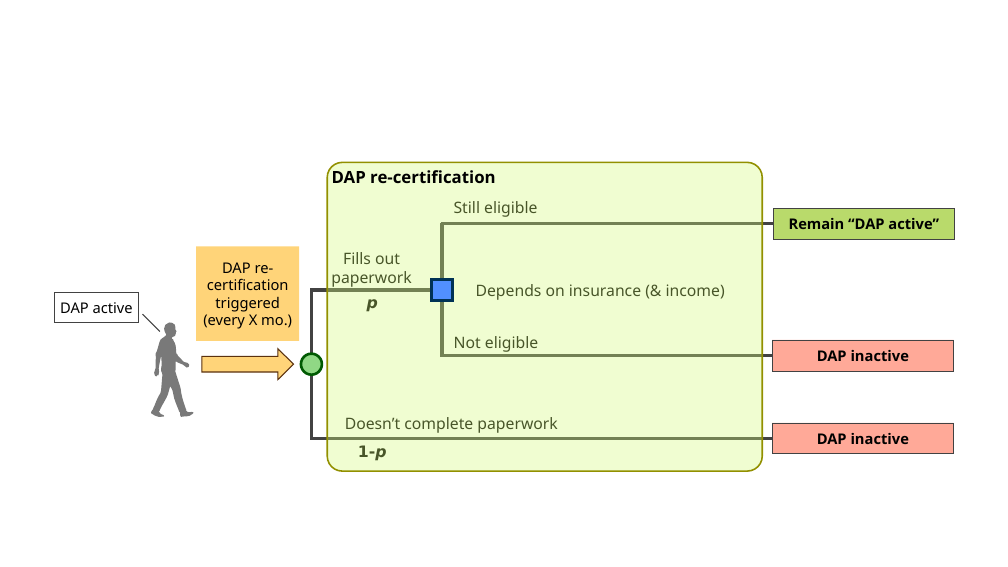
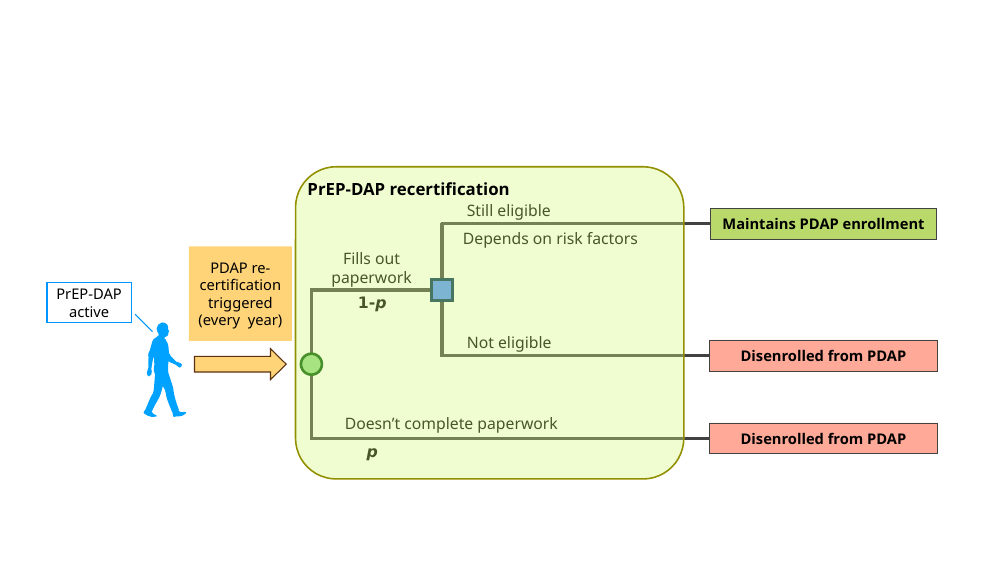
Before and after one commit to syzoekao/EpiModelCEA-presentation, a slide deck: slide 15 of figures/WHAMP_FlowDiagram(WADOH-presentation).pptx (slide 4 before the commit). Drawn at 1008x567 pixels with LibreOffice and Linux fonts; fonts in the diff are those of the drawing. Boxes give left, top, right and bottom in pixels: in the first picture for what was removed or moved away, otherwise in the second. Text is boxed around its words. In the diff, an @@ line names an element or a change of style, - is before the commit and + after.

```diff
--- a/figures/WHAMP_FlowDiagram(WADOH-presentation).pptx
+++ b/figures/WHAMP_FlowDiagram(WADOH-presentation).pptx
@@ rounded rectangle "PrEP-DAP recertification": place and size @@
-rounded rectangle "PrEP-DAP recertification" at box(327, 163, 762, 471)
+rounded rectangle "PrEP-DAP recertification" at box(296, 167, 684, 479)
@@ rounded rectangle "PrEP-DAP recertification" at box(296, 167, 684, 479): proportions changed @@
@@ text in rounded rectangle at box(307, 182, 510, 195): text changed @@
-DAP re-certification
+PrEP-DAP recertification
@@ text "Still eligible": place and size @@
-text "Still eligible" at box(454, 201, 537, 217)
+text "Still eligible" at box(467, 204, 550, 220)
@@ rectangle added at box(710, 208, 936, 239), fill #B9DA6B, outline #424242 1 pt, 28 pt, text #000000, bold @@
+Maintains PDAP enrollment
@@ rectangle removed at box(773, 208, 954, 239) @@
-Remain “DAP active”
@@ line moved from (441, 224) - (773, 224) to (441, 224) - (716, 224) @@
@@ text at box(463, 232, 638, 248): text changed @@
-Depends on insurance (& income)
+Depends on risk factors
@@ text in rectangle at box(198, 262, 282, 329): text changed @@
-DAP re-certification triggered (every X mo.)
+PDAP re-certification triggered (every year)
@@ rectangle "PrEP-DAP active": place and size @@
-rectangle "PrEP-DAP active" at box(54, 293, 138, 323)
+rectangle "PrEP-DAP active" at box(47, 282, 131, 323)
@@ rectangle "PrEP-DAP active" at box(47, 282, 131, 323): outline #424242 2 pt to #0096FF 2 pt @@
@@ text in rectangle at box(56, 288, 121, 317): text changed @@
-DAP active
+PrEP-DAP active
@@ text at box(358, 296, 387, 312): text changed; italic off @@
-p
+1-p
@@ 1 right arrow, 1 rectangle, 1 freeform shape, 1 line: place and size @@
-1 right arrow, 1 rectangle, 1 freeform shape, 1 line at box(142, 246, 299, 417)
+1 right arrow, 1 rectangle, 1 freeform shape, 1 line at box(135, 246, 292, 417)
@@ line (152, 331) - (135, 314): stroke #424242 2 pt to #0096FF 2 pt @@
@@ freeform shape at box(144, 322, 186, 417): fill #797979 to #00A2FF @@
@@ line moved from (441, 355) - (773, 355) to (441, 355) - (716, 355) @@
@@ text "Not eligible": place and size @@
-text "Not eligible" at box(454, 336, 538, 352)
+text "Not eligible" at box(467, 336, 551, 352)
@@ rectangle added at box(709, 340, 937, 371), fill #FFA998, outline #424242 1 pt, 28 pt, text #000000, bold @@
+Disenrolled from PDAP
@@ rectangle removed at box(772, 340, 953, 371) @@
-DAP inactive
@@ line moved from (310, 438) - (773, 438) to (310, 438) - (722, 438) @@
@@ text at box(367, 448, 378, 461): text changed; italic on @@
-1-p
+p
@@ rectangle added at box(709, 423, 937, 454), fill #FFA998, outline #424242 1 pt, 28 pt, text #000000, bold @@
+Disenrolled from PDAP
@@ rectangle removed at box(772, 423, 953, 454) @@
-DAP inactive
```
Also in this commit, not shown: 2 other slides changed, 12 slides added, 3 slides removed, 6 other files.
